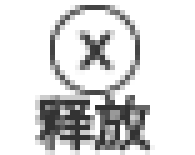
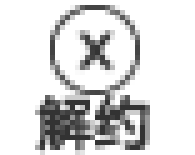
Layer changes from the first w=195, h=155 image to the second:
renamed "释放" to "解约", painted on it over [35, 95, 155, 155]
